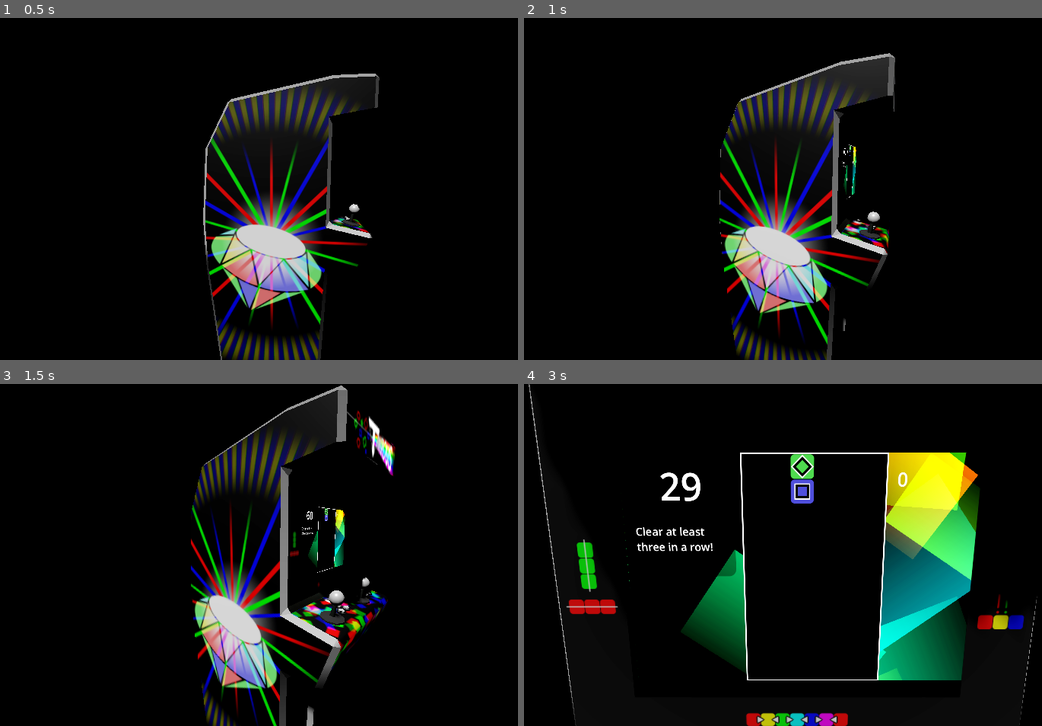
Above: before the commit, frames 1-4 (two rows, left to right).
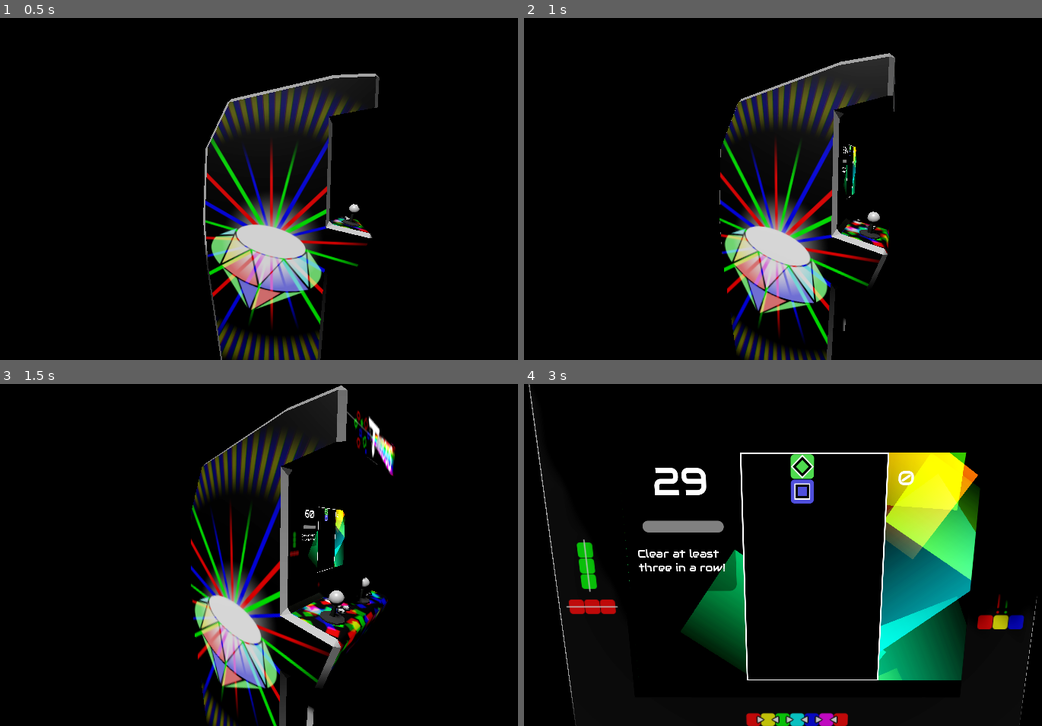
Above: after the commit, the same moments.

Repository: liabilityluke/FBGJ2025
Game: Godot game, scene res://cabinet.tscn
The game is run twice, just before and just after one commit, with the same random seed, the same clock (stepped at 60 frames per second) and the same inputs.
Inputs:
- Up to frame 1 (0.5 s): no input
- Up to frame 2 (1 s): tap Enter (ui_accept) at 0.5, 0.77 s; hold Right (ui_right) from 0.53 s (still down)
- Up to frame 3 (1.5 s): release Right (ui_right) at 1.28 s; hold Down (ui_down) from 1.28 s (still down)
- Up to frame 4 (3 s): tap Enter (ui_accept) at 1.52 s; release Down (ui_down) at 2.03 s; hold Right (ui_right) from 2.03 s (still down)

Frame 1 is identical in both runs. In frame 2, less than 0.1% of the frame differs, in the area x 61-64%, y 37-47%; in frame 3, less than 0.1%; in frame 4, 2.0%, in the area x 21-76%, y 24-61%.

Commit message:
change font, add completion bar

Diff:
--- a/board.gd
+++ b/board.gd
@@ -188,6 +188,7 @@
 	add_child(sfx)
 	sfx.stream = preload("res://assets/land.wav")
 	sfx.bus = "SFX"
+	sfx.volume_db = 5.0
 	sfx.play()
 	on_chain_timer_timeout()
 	#drop_blocks()
@@ -314,6 +315,7 @@
 		var sfx = preload("res://sound_effect_player.tscn").instantiate()
 		add_child(sfx)
 		sfx.stream = preload("res://assets/clear_red.wav")
+		sfx.volume_db = 5.0
 		sfx.bus = "SFX"
 		sfx.play()
 
--- a/board.tscn
+++ b/board.tscn
@@ -42,7 +42,7 @@
 offset_left = 413.0
 offset_top = 29.0
 offset_right = 891.0
-offset_bottom = 237.0
+offset_bottom = 134.0
 theme_override_font_sizes/normal_font_size = 50
 text = "0"
 script = ExtResource("2_psm7c")
--- a/objectives.gd
+++ b/objectives.gd
@@ -49,6 +49,7 @@
 
 				text = objective_array[0].text
 				objective_timer.start_timer(objective_array[0].time)
+				$"../../../../MarginContainer2/ProgressBar".value = (float(objective_number) - float(objective_array.size())) / float(objective_number)
 			else :
 				text = ""
 				won.emit()
--- /dev/null
+++ b/progress_bar.gd
@@ -0,0 +1 @@
+extends ProgressBar
--- a/project.godot
+++ b/project.godot
@@ -19,6 +19,10 @@
 
 SoundEffectPlayer="*res://sound_effect_player.gd"
 
+[gui]
+
+theme/custom_font="uid://c56vehjld81d7"
+
 [input]
 
 ui_accept={
--- a/screen.tscn
+++ b/screen.tscn
@@ -23,6 +23,20 @@
 _limits = [-1.0, 1.0, 0.0, 1.0]
 _data = [Vector2(0, 1), 0.0, 0.0, 0, 0, Vector2(1, 1), 0.0, 0.0, 0, 0]
 point_count = 2
+
+[sub_resource type="StyleBoxFlat" id="StyleBoxFlat_r5wmr"]
+bg_color = Color(1, 1, 1, 0.392157)
+corner_radius_top_left = 20
+corner_radius_top_right = 20
+corner_radius_bottom_right = 20
+corner_radius_bottom_left = 20
+
+[sub_resource type="StyleBoxFlat" id="StyleBoxFlat_e1sjd"]
+bg_color = Color(1, 1, 1, 1)
+corner_radius_top_left = 20
+corner_radius_top_right = 20
+corner_radius_bottom_right = 20
+corner_radius_bottom_left = 20
 
 [sub_resource type="StyleBoxFlat" id="StyleBoxFlat_61bok"]
 bg_color = Color(0, 0, 0, 0.392157)
@@ -114,6 +128,23 @@
 vertical_alignment = 1
 script = ExtResource("3_61bok")
 
+[node name="MarginContainer2" type="MarginContainer" parent="CanvasLayer/HBoxContainer/VBoxContainer"]
+layout_mode = 2
+size_flags_vertical = 3
+size_flags_stretch_ratio = 0.3
+theme_override_constants/margin_left = 50
+theme_override_constants/margin_top = 25
+theme_override_constants/margin_right = 50
+theme_override_constants/margin_bottom = 25
+
+[node name="ProgressBar" type="ProgressBar" parent="CanvasLayer/HBoxContainer/VBoxContainer/MarginContainer2"]
+layout_mode = 2
+size_flags_vertical = 1
+theme_override_styles/background = SubResource("StyleBoxFlat_r5wmr")
+theme_override_styles/fill = SubResource("StyleBoxFlat_e1sjd")
+max_value = 1.0
+show_percentage = false
+
 [node name="MarginContainer" type="MarginContainer" parent="CanvasLayer/HBoxContainer/VBoxContainer"]
 layout_mode = 2
 size_flags_vertical = 3
Binary file added: assets/Audiowide-Regular.ttf
Not shown, added: assets/Audiowide-Regular.ttf.import
Binary file added: assets/QuirkyRobot.ttf
Not shown, added: assets/QuirkyRobot.ttf.import
Not shown, added: progress_bar.gd.uid
Not shown: 1 places in screen.tscn that only renumber resources
